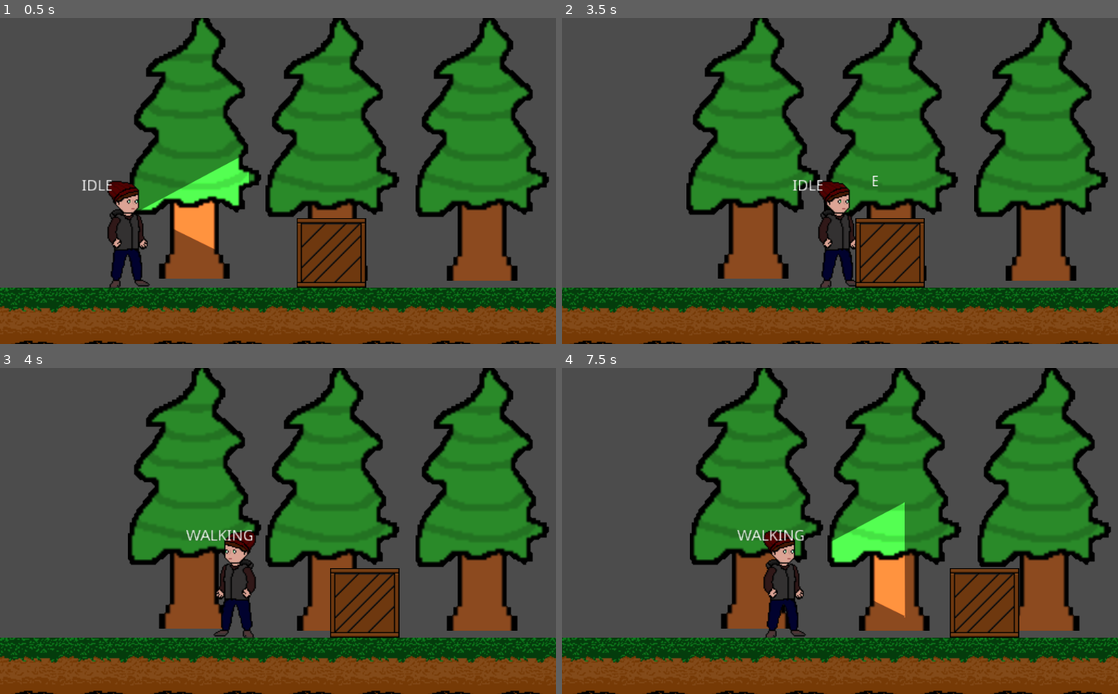
Above: before the commit, frames 1-4 (two rows, left to right).
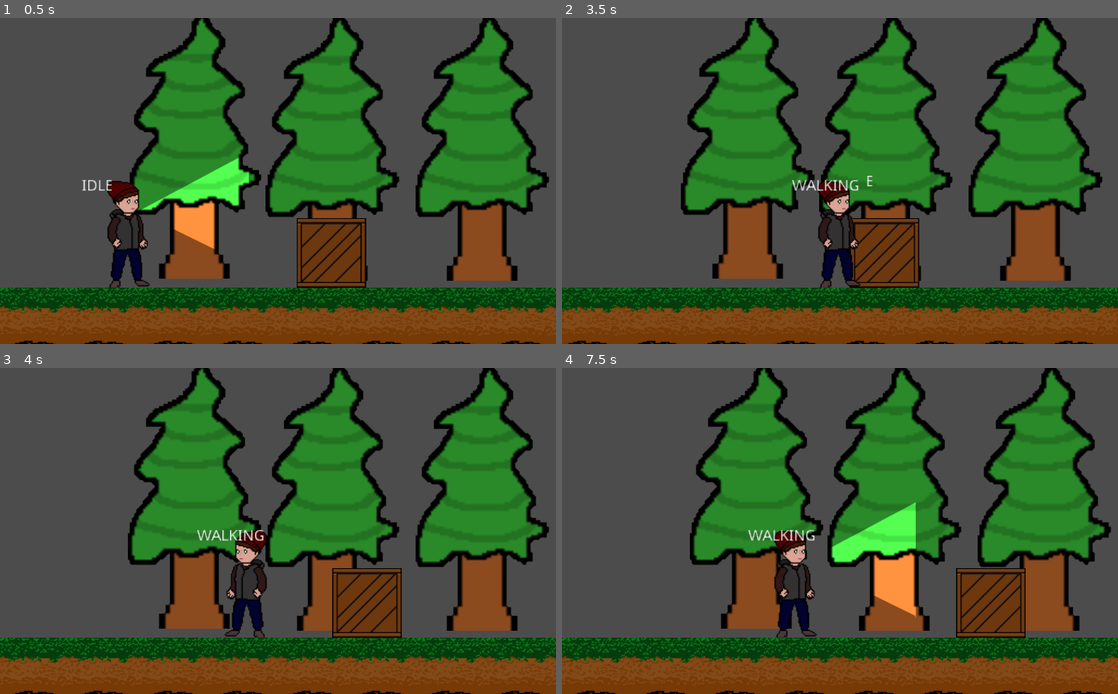
Above: after the commit, the same moments.

Repository: Cpt-Barbosa/Projet-S4-IUT-DIJON
Game: Godot game, scene res://scenes/Zone_1_Dehors.tscn
Two runs of this game, one before a commit and one after it. Both use one fixed random seed, a clock stepped at 60 frames per second and the inputs below. This scene is started directly instead of the project's main scene.
Inputs:
- Up to frame 1 (0.5 s): no input
- Up to frame 2 (3.5 s): tap Enter at 0.5 s; hold D (move_right) 0.53-1.28 s; tap E (interact) at 0.6, 1.55, 2.3, 2.85 s; hold Q (move_left) 1.28-2.03 s; tap Shift (crouch) at 1.35 s; hold D (move_right) from 2.03 s (still down); tap F (flashlight) at 2.1 s
- Up to frame 3 (4 s): release D (move_right) at 3.53 s; hold Q (move_left) from 3.53 s (still down); tap E (interact) at 3.6 s
- Up to frame 4 (7.5 s): tap Shift (crouch) at 4.35, 7.35 s; tap E (interact) at 4.55, 5.3, 5.85, 6.6 s; tap F (flashlight) at 5.1 s; release Q (move_left) at 5.78 s; hold D (move_right) from 5.78 s (still down)

Frame 1 is identical in both runs. In frame 2, 15% of the frame differs, in the area x 0-100%, y 0-100%; in frame 3, 3.1%; in frame 4, 4.3%.

Commit message:
modification de la caisse tuto

Diff:
--- a/scenes/Zone_1_Dehors.tscn
+++ b/scenes/Zone_1_Dehors.tscn
@@ -1,13 +1,12 @@
-[gd_scene load_steps=12 format=2]
+[gd_scene load_steps=11 format=2]
 
 [ext_resource path="res://sprites/Niveau/Caisse1.png" type="Texture" id=1]
-[ext_resource path="res://scenes/Zone-Caisse-tuto.tscn" type="PackedScene" id=2]
 [ext_resource path="res://scenes/Player.tscn" type="PackedScene" id=3]
 [ext_resource path="res://scenes/interractioncaisse.tscn" type="PackedScene" id=4]
 [ext_resource path="res://sprites/Niveau/sol0.png" type="Texture" id=5]
 [ext_resource path="res://sprites/Niveau/Arbre_1.png" type="Texture" id=6]
 
-[sub_resource type="Animation" id=2]
+[sub_resource type="Animation" id=8]
 length = 0.001
 tracks/0/type = "value"
 tracks/0/path = NodePath(".:position")
@@ -19,10 +18,10 @@
 "times": PoolRealArray( 0 ),
 "transitions": PoolRealArray( 1 ),
 "update": 0,
-"values": [ Vector2( 306, 544 ) ]
+"values": [ Vector2( 307, 550 ) ]
 }
 
-[sub_resource type="Animation" id=3]
+[sub_resource type="Animation" id=9]
 resource_name = "déplacement"
 tracks/0/type = "value"
 tracks/0/path = NodePath(".:position")
@@ -34,11 +33,23 @@
 "times": PoolRealArray( 0, 1 ),
 "transitions": PoolRealArray( 1, 1 ),
 "update": 0,
-"values": [ Vector2( 306, 544 ), Vector2( 390, 544 ) ]
+"values": [ Vector2( 307, 550 ), Vector2( 397, 550 ) ]
 }
 
-[sub_resource type="RectangleShape2D" id=5]
-extents = Vector2( 32, 32 )
+[sub_resource type="Animation" id=10]
+resource_name = "déplacement_inverse"
+tracks/0/type = "value"
+tracks/0/path = NodePath(".:position")
+tracks/0/interp = 1
+tracks/0/loop_wrap = true
+tracks/0/imported = false
+tracks/0/enabled = true
+tracks/0/keys = {
+"times": PoolRealArray( 0, 1 ),
+"transitions": PoolRealArray( 1, 1 ),
+"update": 0,
+"values": [ Vector2( 307, 550 ), Vector2( 217, 550 ) ]
+}
 
 [sub_resource type="ConvexPolygonShape2D" id=6]
 points = PoolVector2Array( 0, 0, 64, 0, 64, 64, 0, 64 )
@@ -92,31 +103,23 @@
 position = Vector2( 738, 446 )
 texture = ExtResource( 6 )
 
+[node name="interractioncaisse" parent="." instance=ExtResource( 4 )]
+position = Vector2( 307, 550 )
+
+[node name="Icon" type="Sprite" parent="interractioncaisse"]
+position = Vector2( -2, -6 )
+texture = ExtResource( 1 )
+
+[node name="déplacement" type="AnimationPlayer" parent="interractioncaisse"]
+anims/RESET = SubResource( 8 )
+"anims/déplacement" = SubResource( 9 )
+"anims/déplacement_inverse" = SubResource( 10 )
+
 [node name="Joueur" parent="." instance=ExtResource( 3 )]
 position = Vector2( 119, 527 )
 run_speed = 100
 crawl_speed = 50
 
-[node name="changement-Caisse-tuto" parent="." instance=ExtResource( 2 )]
-position = Vector2( 306, 546 )
-
-[node name="caisse" type="StaticBody2D" parent="."]
-position = Vector2( 306, 544 )
-
-[node name="déplacement" type="AnimationPlayer" parent="caisse"]
-anims/RESET = SubResource( 2 )
-"anims/déplacement" = SubResource( 3 )
-
-[node name="CollisionShape2D" type="CollisionShape2D" parent="caisse"]
-shape = SubResource( 5 )
-
-[node name="interractioncaisse" parent="caisse" instance=ExtResource( 4 )]
-position = Vector2( 1, 6 )
-
-[node name="Icon" type="Sprite" parent="caisse"]
-position = Vector2( -1, 0 )
-texture = ExtResource( 1 )
-
 [node name="sol2" type="TileMap" parent="."]
 tile_set = SubResource( 7 )
 format = 1
--- a/scenes/Zone_2_Entree.tscn
+++ b/scenes/Zone_2_Entree.tscn
@@ -139,7 +139,6 @@
 [node name="Lampadaire" type="AnimatedSprite" parent="."]
 position = Vector2( 712, 448 )
 frames = SubResource( 10 )
-frame = 1
 speed_scale = 0.2
 playing = true
 
--- a/scripts/interaction.gd
+++ b/scripts/interaction.gd
@@ -1,9 +1,23 @@
 extends ObjetInteractible
 
 var has_push = false
+var trou = "scenes/Zone-Caisse-tuto.tscn"
+
+func _process(delta):
+	if(has_push):
+		self.object_entered = false
+
 
 func is_interacted():
-	print("push")
 	if(!has_push):
 		has_push = true
-		get_parent().get_node("déplacement").play("déplacement")
+		var posx = self.position.x
+		var posy = self.position.y
+		if(get_parent().get_node("Joueur").position.x < position.x):
+			get_node("déplacement").play("déplacement")
+		else:
+			get_node("déplacement").play("déplacement_inverse")
+		var res = load(trou)
+		var trou = res.instance()
+		trou.transform = Transform2D(0,Vector2(posx,posy))
+		get_tree().get_root().add_child(trou)
Not shown, changed: sprites/Joueur/deplacement3 (1).png.import
